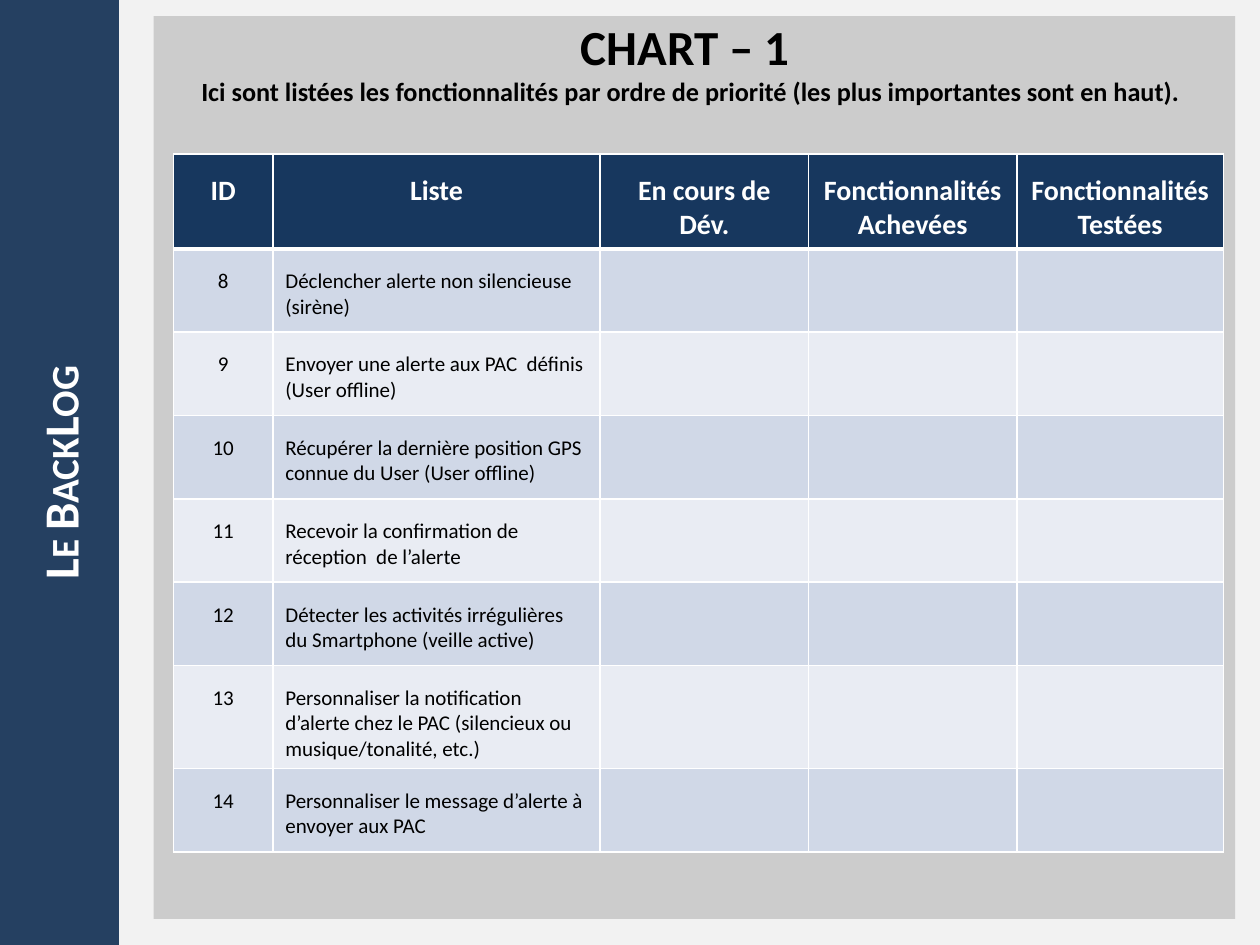
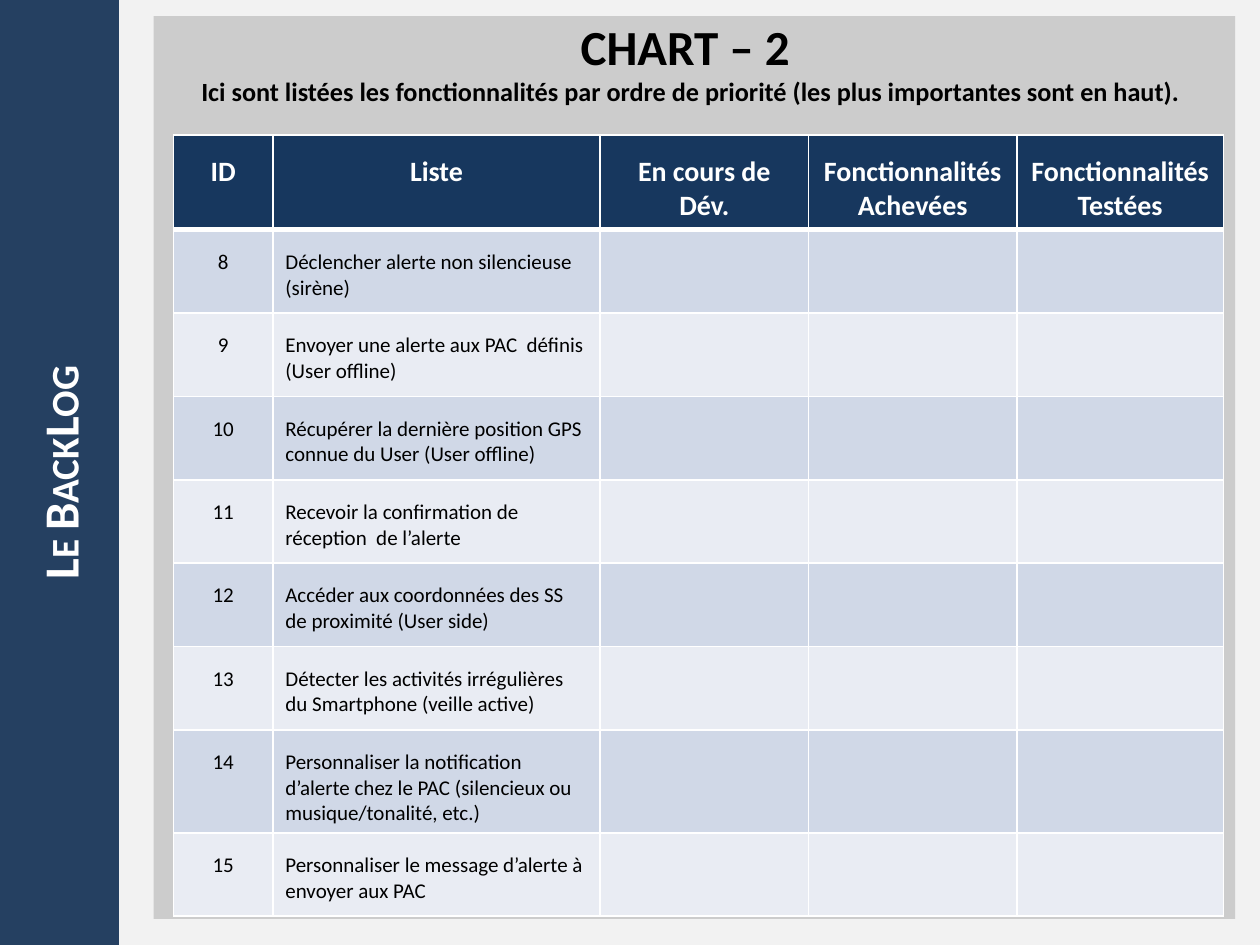
Before and after one commit to SadioD/guineaAlert, a slide deck: slide 7 of useCase_ppt.pptx. Drawn at 1260x945 pixels with LibreOffice and Linux fonts; fonts in the diff are those of the drawing. Boxes give left, top, right and bottom in pixels: in the first picture for what was removed or moved away, otherwise in the second. Text is boxed around its words. In the diff, an @@ line names an element or a change of style, - is before the commit and + after.

```diff
--- a/useCase_ppt.pptx
+++ b/useCase_ppt.pptx
@@ text in rectangle at (x1=581, y1=33, x2=790, y2=66): text changed @@
-CHART – 1
+CHART – 2
@@ table at (x1=174, y1=135, x2=1223, y2=914) @@
-row 6: 12 | Détecter les activités irrégulières du Smartphone (veille active) |  |  | 
-row 7: 13 | Personnaliser la notification d’alerte chez le PAC (silencieux ou musique/tonalité, etc.) |  |  | 
-row 8: 14 | Personnaliser le message d’alerte à envoyer aux PAC |  |  | 
+row 6: 12 | Accéder aux coordonnées des SS de proximité (User side) |  |  | 
+row 7: 13 | Détecter les activités irrégulières du Smartphone (veille active) |  |  | 
+row 8: 14 | Personnaliser la notification d’alerte chez le PAC (silencieux ou musique/tonalité, etc.) |  |  | 
+row 9: 15 | Personnaliser le message d’alerte à envoyer aux PAC |  |  | 
@@ table resized from (x1=174, y1=154, x2=1223, y2=849) to (x1=174, y1=135, x2=1223, y2=914) @@
```
Also in this commit, not shown: 1 other slide changed.
